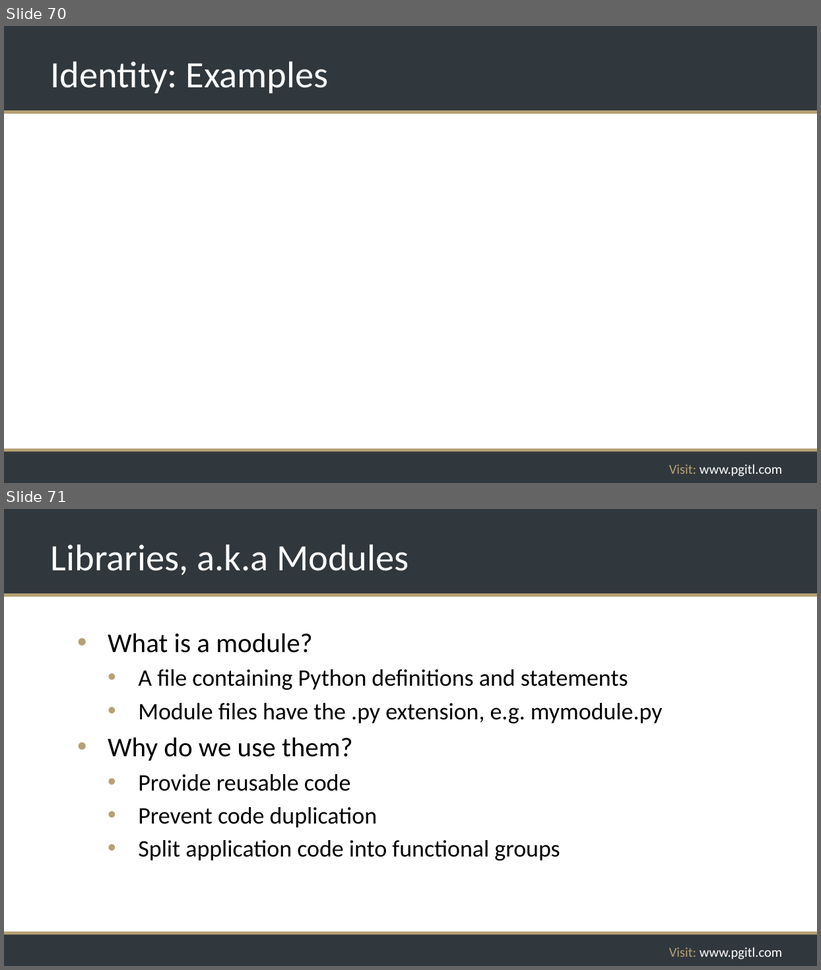
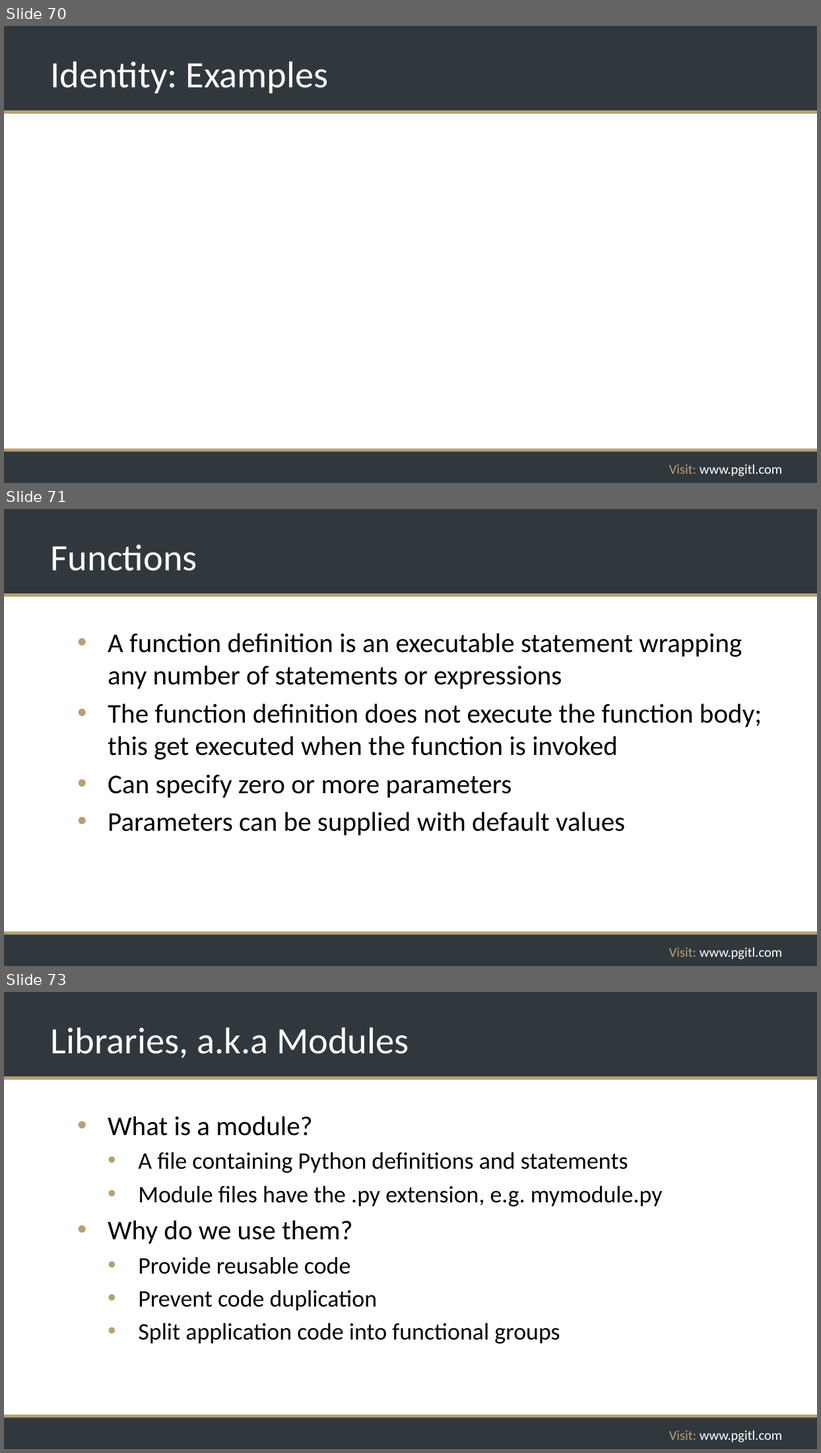
Before and after one commit to rikkouri/project-a, a slide deck: Programming Foundations.pptx. Shown one above the other, each under a label of ours: slides 70 and 71 before the commit, slides 70, 71 and 73 after it; the slides between them are not shown. The pictures are 821x970 and 821x1453 pixels, drawn with LibreOffice and Linux fonts; fonts in the diff are those of the drawing; background and template pictures are left out. Boxes give left, top, right and bottom in pixels: in the first picture for what was removed or moved away, otherwise in the second. Text is boxed around its words. In the diff, an @@ line names an element or a change of style, - is before the commit and + after.

Commit message:
More slides

```diff
--- a/Programming Foundations.pptx
+++ b/Programming Foundations.pptx
@@ slide 71 added at (4, 509, 817, 966), background #FFFFFF; not listed: 5 template elements that a slide beside it also shows @@
@@ title added at (51, 545, 197, 571), 44 pt, text #FFFFFF @@
+Functions
@@ text added at (108, 633, 762, 836), 32 pt, text #000000 @@
+• A function definition is an executable statement wrapping any number of statements or expressions
+• The function definition does not execute the function body; this get executed when the function is invoked
+• Can specify zero or more parameters
+• Parameters can be supplied with default values
@@ what was slide 71 is now slide 73 @@
```
Also in this commit, not shown: 3 other slides added.
